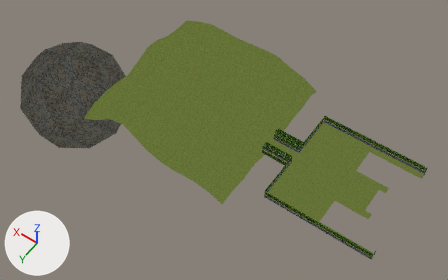
A saved change to the Blender file src/Resources/Source/manorgrounds.blend.
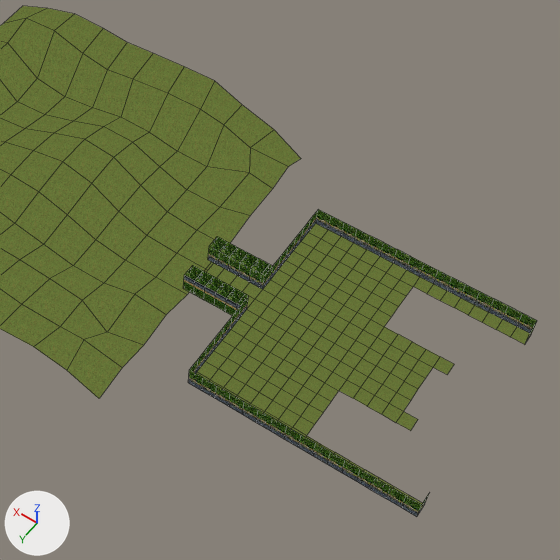
Each version is shown whole from a camera (50 mm lens) standing at (-12.0, 80.2, 141.0) and looking at (55.4, -14.3, -7.4), then close up on the part from 39% to 98% of the width and 6% to 100% of the height. Lighting does not change. The marker at lower left points along +X, +Y and +Z. The close-ups show mesh edges as thin lines.
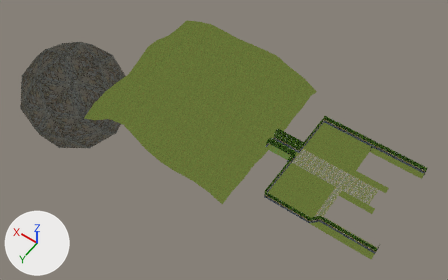
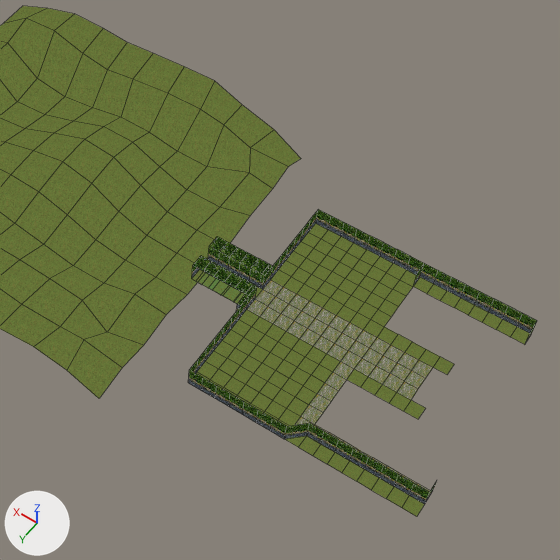
Pixel boxes (x1, y1, x2, y2) of what changed, in the close-ups (560 x 560 px; the box of a moved part takes in the faces that stretch with it):
'Plane', reshaped: before (196, 223, 530, 505); after (196, 223, 530, 517)
'Plane.005', reshaped: before (183, 209, 537, 517); after (188, 209, 537, 504)
part 1 of me_plane, built on: before (339, 380, 418, 431); after (314, 400, 430, 492)
part 2 of me_plane, surface changed (green to yellow): (247, 280, 433, 425) in both
part 3 of me_plane_153, moved or reshaped: before (185, 265, 429, 517); after (193, 256, 437, 504)
part 4 of me_plane_153, added: after (414, 264, 424, 285)
part 5 of me_plane_153, surface changed: before (183, 275, 216, 305); after (192, 265, 229, 295)

The change, as a list of edits to the scene's bpy script:
```text
Change me_plane:
    used by ob_plane; location = (1.0, -1.0, 0.0)
    remove me_plane.from_pydata(...)  # 229 vertices, 178 faces; spans x -1.0..39.0, y -31.0..1.0, z 0.0
    add me_plane.from_pydata(...)  # 233 vertices, 182 faces; spans x -1.0..39.0, y -31.0..1.0, z 0.0
    me_plane part 1
    5 vertices are removed from x 5.0..13.0, y -9.0, z 0.0
    5 faces are deleted
    9 new vertices lie (0.0, -2.0, 0.0) away from vertices in x -1.0..13.0, y -11.0..-1.0, z 0.0
    9 new faces join them
    me_plane part 2: 42 kept faces spanning x 7.0..31.0, y -19.0..-1.0, z 0.0 get new texture (UV) coordinates
Change me_plane_153:
    used by ob_plane_005; location = (1.0, -1.0, 0.0)
    verts and faces of me_plane_153; kept vertices keep their numbers, new ones are numbered from 164
    remove me_plane_153.from_pydata(...)  # 164 vertices, 114 faces; spans x -1.0..39.6, y -31.0..1.0, z 0.0..3.0
    add me_plane_153.from_pydata(...)  # 172 vertices, 113 faces; spans x -1.0..39.6, y -31.0..1.0, z 0.0..3.0
    me_plane_153 part 3
    4 vertices are removed from x 7.0..33.1, y -11.0..1.0, z 0.0..3.0
    14 faces are deleted
    8 vertices in x -1.0..5.0, y 1.0, z 0.0..3.0 move by (2.0, -2.0, 0.0)
    8 vertices in x 9.0..15.0, y 1.0, z 0.0..3.0 move by (0.0, -2.0, 0.0)
    8 vertices in x 34.8..39.6, y -11.0, z 0.0..3.0 move by (0.0, -4.0, 0.0)
    8 new vertices lie (0.0, -2.0, 0.0) away from vertices in x -1.0..33.1, y -13.0..-1.0, z 0.0..3.0
    12 new faces join them
    me_plane_153 part 4
    add verts[172] = (15.0, -29.0, 0.0)  # pixel (413, 286)
    add verts[173] = (15.0, -31.0, 0.0)  # pixel (420, 276)
    add verts[174] = (15.0, -29.0, 3.0)  # pixel (417, 272)
    add verts[175] = (15.0, -31.0, 3.0)  # pixel (424, 263)
    add faces += [(172, 174, 175, 173)]
    me_plane_153 part 5: 7 kept faces spanning x 34.8..39.6, y -15.0..-13.0, z 0.0..3.0 get new texture (UV) coordinates
```
